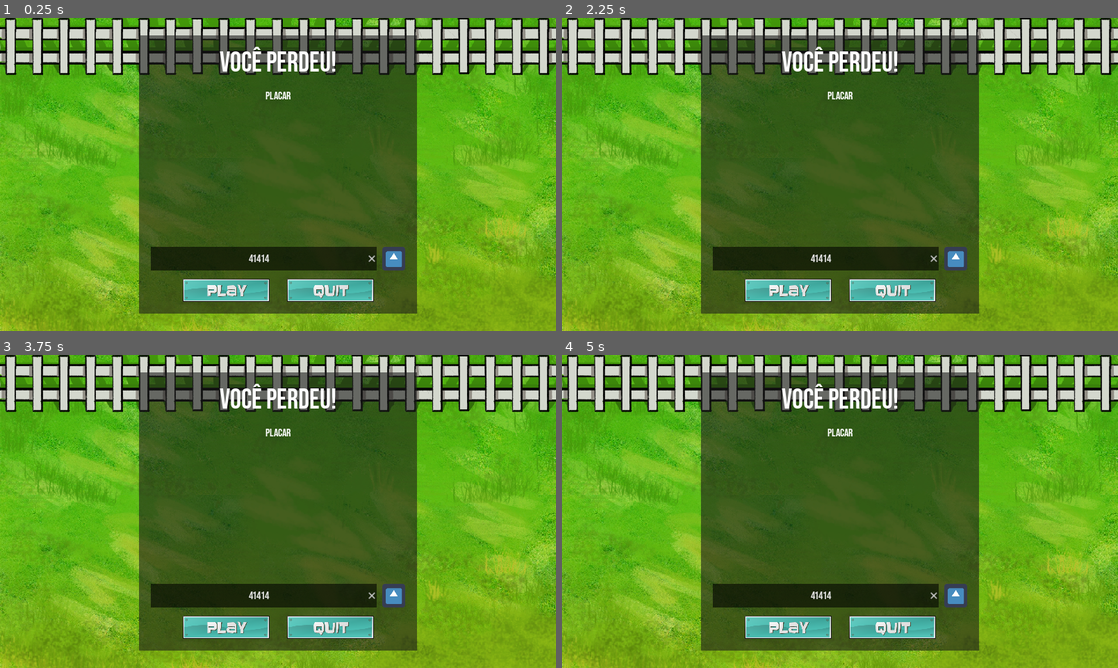
Above: before the commit, frames 1-4 (two rows, left to right).
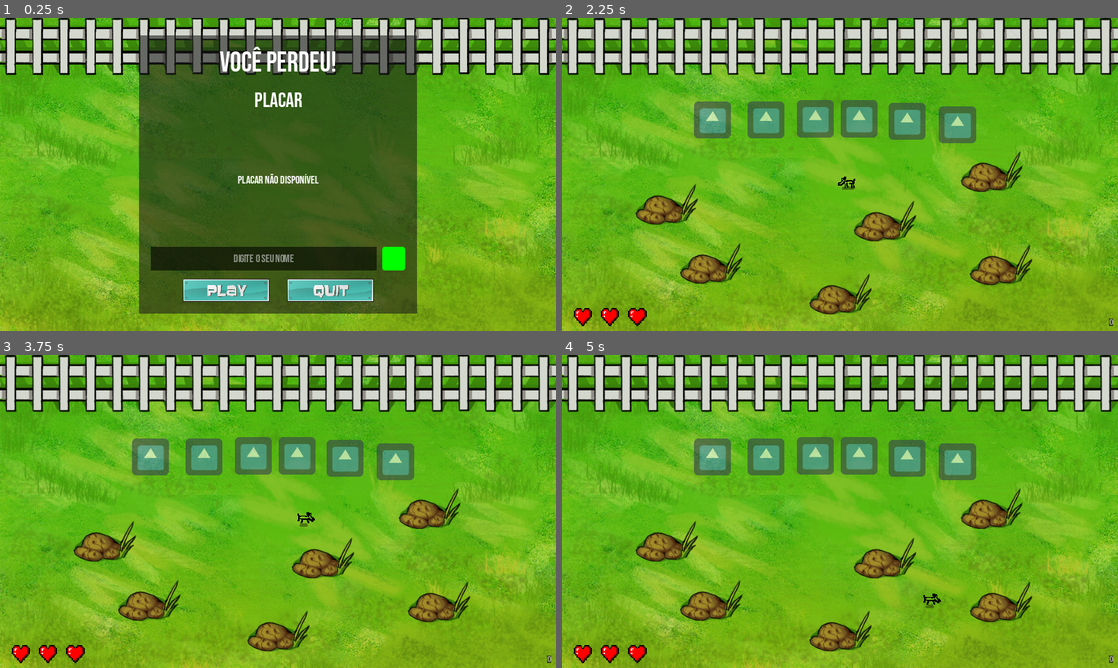
Above: after the commit, the same moments.

Repository: devlhm/FeiraTecnologica
Game: Godot game, scene res://Scenes/GameoverScreen.tscn
Two runs of this game, one before a commit and one after it. Both use one fixed random seed, a clock stepped at 60 frames per second and the inputs below. This scene is started directly instead of the project's main scene. The engine's default icon, where the game draws it, is replaced by a stand-in: a white triangle on a blue panel in a dark square.
Inputs (mouse positions are in pixels of both pictures, inside the frame that each line leads up to):
- Up to frame 1 (0.25 s): no input
- Up to frame 2 (2.25 s): click (956, 259) at 0.52 s; click (956, 259) at 1.27 s; click (789, 290) at 2 s
- Up to frame 3 (3.75 s): click (227, 627) at 2.77 s; tap Enter at 3.5 s; hold D (right) from 3.53 s (still down); hold E (interact) from 3.53 s (still down)
- Up to frame 4 (5 s): release D (right) at 4.28 s; release E (interact) at 4.28 s; hold S (down) from 4.28 s (still down); tap E (interact) at 4.35 s

The runs differ from the first frame. In frame 1, 1.1% of the frame differs, in the area x 42-73%, y 23-81%; in frame 2, 47%, in the area x 0-100%, y 0-100%; in frame 3, 47%; in frame 4, 47%.

Commit message:
added: gameover screen and leaderboard

Diff:
--- a/Scenes/APIRequest.tscn
+++ /dev/null
@@ -1,6 +0,0 @@
-[gd_scene load_steps=2 format=2]
-
-[ext_resource path="res://Scripts/APIRequest.gd" type="Script" id=1]
-
-[node name="APIRequest" type="HTTPRequest"]
-script = ExtResource( 1 )
--- a/Scenes/GameoverScreen.tscn
+++ b/Scenes/GameoverScreen.tscn
@@ -9,6 +9,11 @@
 [ext_resource path="res://Scripts/GameoverScreen.gd" type="Script" id=7]
 
 [sub_resource type="DynamicFont" id=3]
+size = 36
+use_filter = true
+font_data = ExtResource( 6 )
+
+[sub_resource type="DynamicFont" id=4]
 size = 20
 use_filter = true
 font_data = ExtResource( 6 )
@@ -90,21 +95,23 @@
 margin_bottom = 330.0
 size_flags_horizontal = 3
 size_flags_vertical = 3
+custom_constants/separation = 15
 
 [node name="Text" type="Label" parent="Center/Container/Margin/Vertical/ScoreboardContainer"]
 margin_right = 440.0
-margin_bottom = 24.0
+margin_bottom = 44.0
 custom_fonts/font = SubResource( 3 )
 text = "Placar"
 align = 1
 valign = 1
 
 [node name="Scoreboard" type="Label" parent="Center/Container/Margin/Vertical/ScoreboardContainer"]
-margin_top = 28.0
+margin_top = 59.0
 margin_right = 440.0
 margin_bottom = 256.0
 size_flags_horizontal = 3
 size_flags_vertical = 3
+custom_fonts/font = SubResource( 4 )
 align = 1
 valign = 1
 
@@ -114,25 +121,26 @@
 margin_bottom = 385.0
 custom_constants/separation = 10
 
-[node name="LineEdit" type="LineEdit" parent="Center/Container/Margin/Vertical/InputContainer"]
+[node name="Input" type="LineEdit" parent="Center/Container/Margin/Vertical/InputContainer"]
 margin_right = 390.0
 margin_bottom = 40.0
 size_flags_horizontal = 3
 custom_fonts/font = SubResource( 1 )
 custom_styles/normal = SubResource( 2 )
-text = "41414"
 align = 1
 max_length = 10
 clear_button_enabled = true
 selecting_enabled = false
-placeholder_text = "Digite as suas iniciais"
+placeholder_text = "Digite o seu nome"
 caret_blink = true
 
-[node name="TextureButton" type="TextureButton" parent="Center/Container/Margin/Vertical/InputContainer"]
+[node name="Submit" type="TextureButton" parent="Center/Container/Margin/Vertical/InputContainer"]
+modulate = Color( 0, 100, 0, 1 )
 margin_left = 400.0
 margin_right = 440.0
 margin_bottom = 40.0
 rect_min_size = Vector2( 40, 40 )
+mouse_default_cursor_shape = 2
 texture_normal = ExtResource( 5 )
 expand = true
 stretch_mode = 5
@@ -163,3 +171,13 @@
 texture_normal = ExtResource( 3 )
 expand = true
 stretch_mode = 5
+
+[node name="setScore" type="HTTPRequest" parent="."]
+
+[node name="getScore" type="HTTPRequest" parent="."]
+
+[connection signal="pressed" from="Center/Container/Margin/Vertical/InputContainer/Submit" to="." method="_on_Submit_pressed"]
+[connection signal="pressed" from="Center/Container/Margin/Vertical/ButtonsContainer/Play" to="." method="_on_Play_pressed"]
+[connection signal="pressed" from="Center/Container/Margin/Vertical/ButtonsContainer/Quit" to="." method="_on_Quit_pressed"]
+[connection signal="request_completed" from="setScore" to="." method="_on_setScore_request_completed"]
+[connection signal="request_completed" from="getScore" to="." method="_on_getScore_request_completed"]
--- a/Scenes/Menu.tscn
+++ b/Scenes/Menu.tscn
@@ -32,13 +32,13 @@
 
 [node name="Vertical" type="VBoxContainer" parent="Center"]
 margin_left = 405.0
-margin_top = 205.0
+margin_top = 227.0
 margin_right = 555.0
-margin_bottom = 335.0
+margin_bottom = 312.0
 
 [node name="ButtonsContainer" type="VBoxContainer" parent="Center/Vertical"]
 margin_right = 150.0
-margin_bottom = 130.0
+margin_bottom = 85.0
 custom_constants/separation = 5
 
 [node name="Play" type="TextureButton" parent="Center/Vertical/ButtonsContainer"]
@@ -51,6 +51,7 @@
 stretch_mode = 5
 
 [node name="Options" type="TextureButton" parent="Center/Vertical/ButtonsContainer"]
+visible = false
 margin_top = 45.0
 margin_right = 150.0
 margin_bottom = 85.0
@@ -61,9 +62,9 @@
 stretch_mode = 5
 
 [node name="Quit" type="TextureButton" parent="Center/Vertical/ButtonsContainer"]
-margin_top = 90.0
+margin_top = 45.0
 margin_right = 150.0
-margin_bottom = 130.0
+margin_bottom = 85.0
 rect_min_size = Vector2( 150, 40 )
 mouse_default_cursor_shape = 2
 texture_normal = ExtResource( 4 )
--- a/Scripts/APIRequest.gd
+++ /dev/null
@@ -1,9 +0,0 @@
-class_name APIResquest
-extends HTTPRequest
-
-func _ready() -> void:
-	pass
-
-func fetch(url, headers):
-
-	pass
--- a/Scripts/GameController.gd
+++ b/Scripts/GameController.gd
@@ -15,3 +15,4 @@
 
 func game_over() -> void:
 	print("game over")
+	get_tree().change_scene("res://Scenes/GameoverScreen.tscn")
--- a/Scripts/GameoverScreen.gd
+++ b/Scripts/GameoverScreen.gd
@@ -1,5 +1,60 @@
 class_name GameoverScreen
 extends Control
 
+onready var getScoreAPI : HTTPRequest = $getScore
+onready var setScoreAPI : HTTPRequest = $setScore
+onready var scoreboardLabel : Label = $Center/Container/Margin/Vertical/ScoreboardContainer/Scoreboard
+onready var input : LineEdit = $Center/Container/Margin/Vertical/InputContainer/Input
+
 func _ready() -> void:
+	getScore()
 	pass
+
+func getScore() -> void:
+	getScoreAPI.request("http://dreamlo.com/lb/619bfe718f40bb12787e2392/json/5")
+	pass
+
+func setScore(name: String, score: int) -> void:
+	setScoreAPI.request("http://dreamlo.com/lb/KIe4ZhFPoUyl5pM4zm8b_w9Jbthb2Ug0Cn8kNqk4LQvg/add/" + name + "/" + String(score))
+	pass
+
+
+func _on_getScore_request_completed(result: int, response_code: int, headers: Array, body: PoolByteArray) -> void:
+	scoreboardLabel.text = ""
+	if (response_code == 200):
+		var json : JSONParseResult = JSON.parse(body.get_string_from_utf8())
+		var res : Dictionary = json.result
+		if (res["dreamlo"]["leaderboard"]):
+			var resScore = res["dreamlo"]["leaderboard"]["entry"]
+			if (typeof(resScore) == 18):
+				scoreboardLabel.text += resScore["name"] + " - " + resScore["score"] + "\n"
+			elif (typeof(resScore) == 19):
+				for score in resScore:
+					scoreboardLabel.text += score["name"] + " - " + score["score"] + "\n"
+		else:
+			scoreboardLabel.text = "Envie o seu placar"
+	else:
+		scoreboardLabel.text = "Placar não disponível"
+
+
+func _on_setScore_request_completed(result, response_code, headers, body) -> void:
+	if (response_code == 200):
+		scoreboardLabel.text = ""
+		getScore()
+	pass
+
+
+func _on_Submit_pressed() -> void:
+	if (input.text):
+		setScore(input.text, int($"/root/GameController".score))
+		input.text = ""
+	pass
+
+
+func _on_Quit_pressed() -> void:
+	get_tree().quit()
+	pass
+
+func _on_Play_pressed() -> void:
+	get_tree().change_scene("res://Scenes/MainScene.tscn")
+	pass
--- a/project.godot
+++ b/project.godot
@@ -9,11 +9,6 @@
 config_version=4
 
 _global_script_classes=[ {
-"base": "HTTPRequest",
-"class": "APIResquest",
-"language": "GDScript",
-"path": "res://Scripts/APIRequest.gd"
-}, {
 "base": "Area2D",
 "class": "DeliveryZone",
 "language": "GDScript",
@@ -40,7 +35,6 @@
 "path": "res://Scripts/Player.gd"
 } ]
 _global_script_class_icons={
-"APIResquest": "",
 "DeliveryZone": "",
 "GameoverScreen": "",
 "HPBar": "",
Not shown: 1 places in Scenes/GameoverScreen.tscn that only renumber resources
